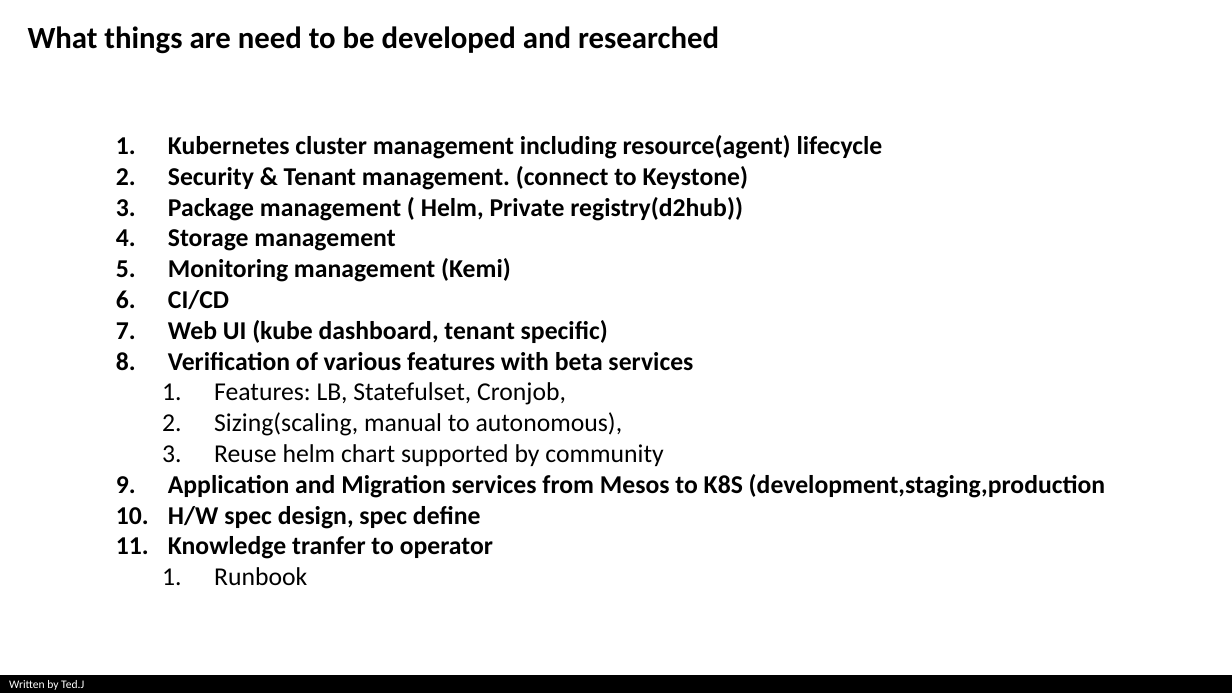
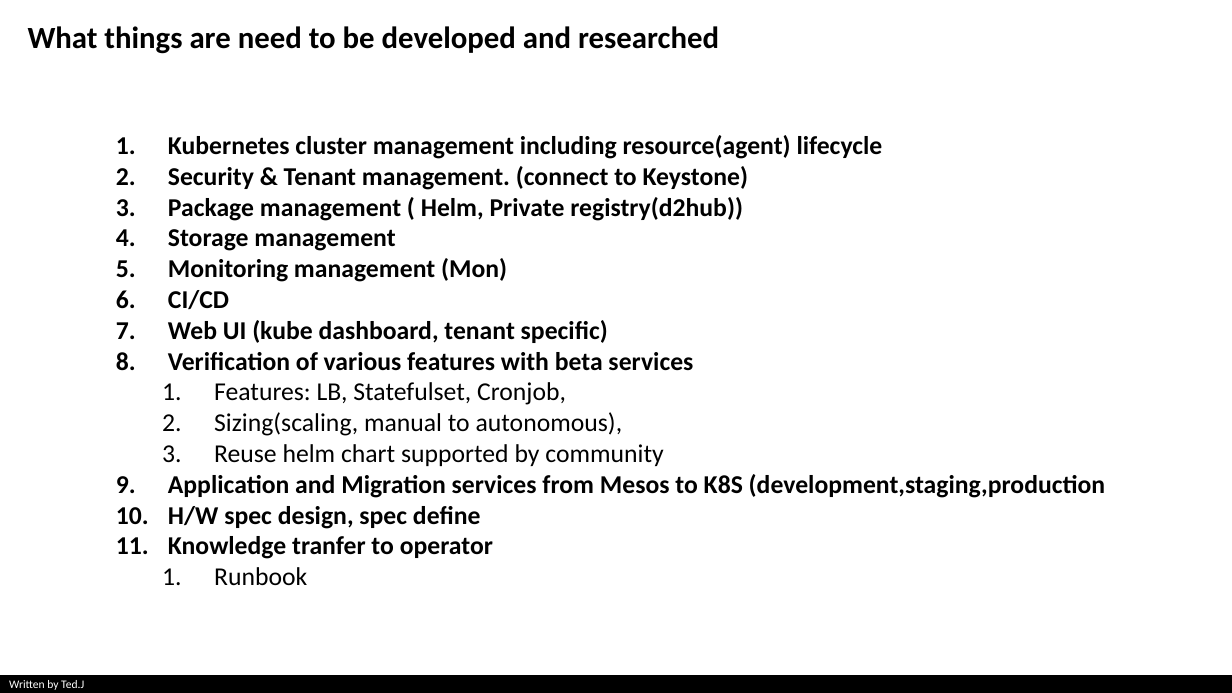
Before and after one commit to ted-jung/Tech-Docs, a slide deck: slide 17 of Kubernetes.pptx. Drawn at 1232x693 pixels with LibreOffice and Linux fonts; fonts in the diff are those of the drawing. Boxes give left, top, right and bottom in pixels: in the first picture for what was removed or moved away, otherwise in the second. Text is boxed around its words. In the diff, an @@ line names an element or a change of style, - is before the commit and + after.

```diff
--- a/Kubernetes.pptx
+++ b/Kubernetes.pptx
@@ text at [168, 258, 507, 282]: text changed @@
-5. Monitoring management (Kemi)
+5. Monitoring management (Mon)
```
Also in this commit, not shown: 4 other slides changed, 1 slide added.
